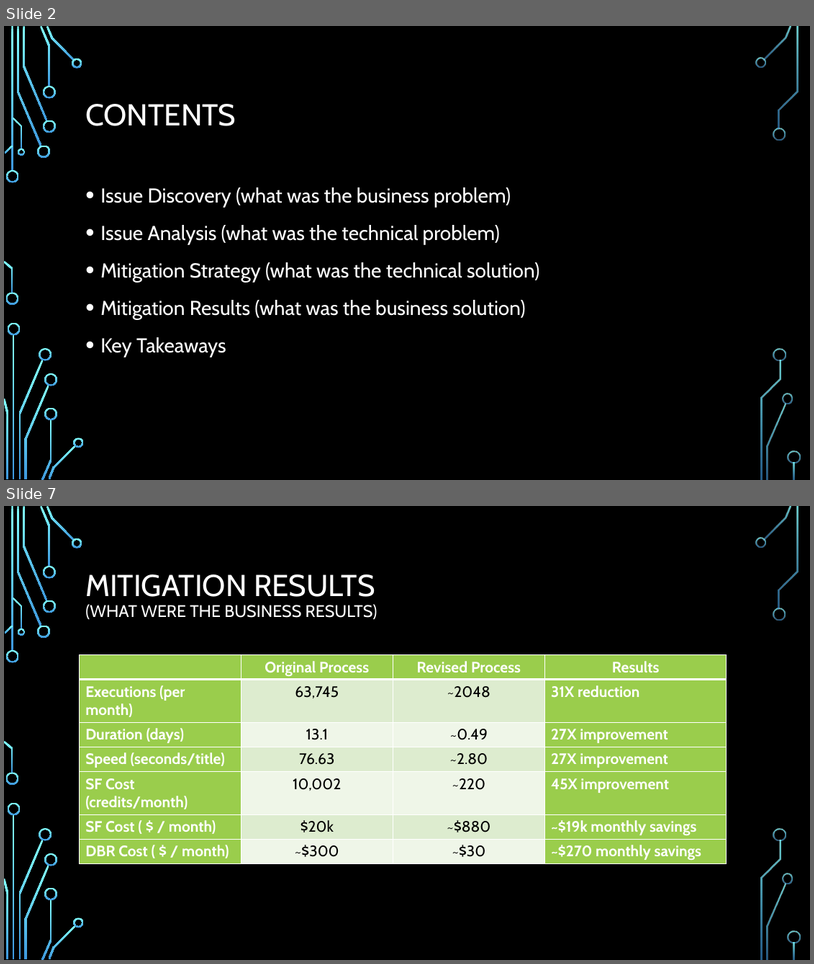
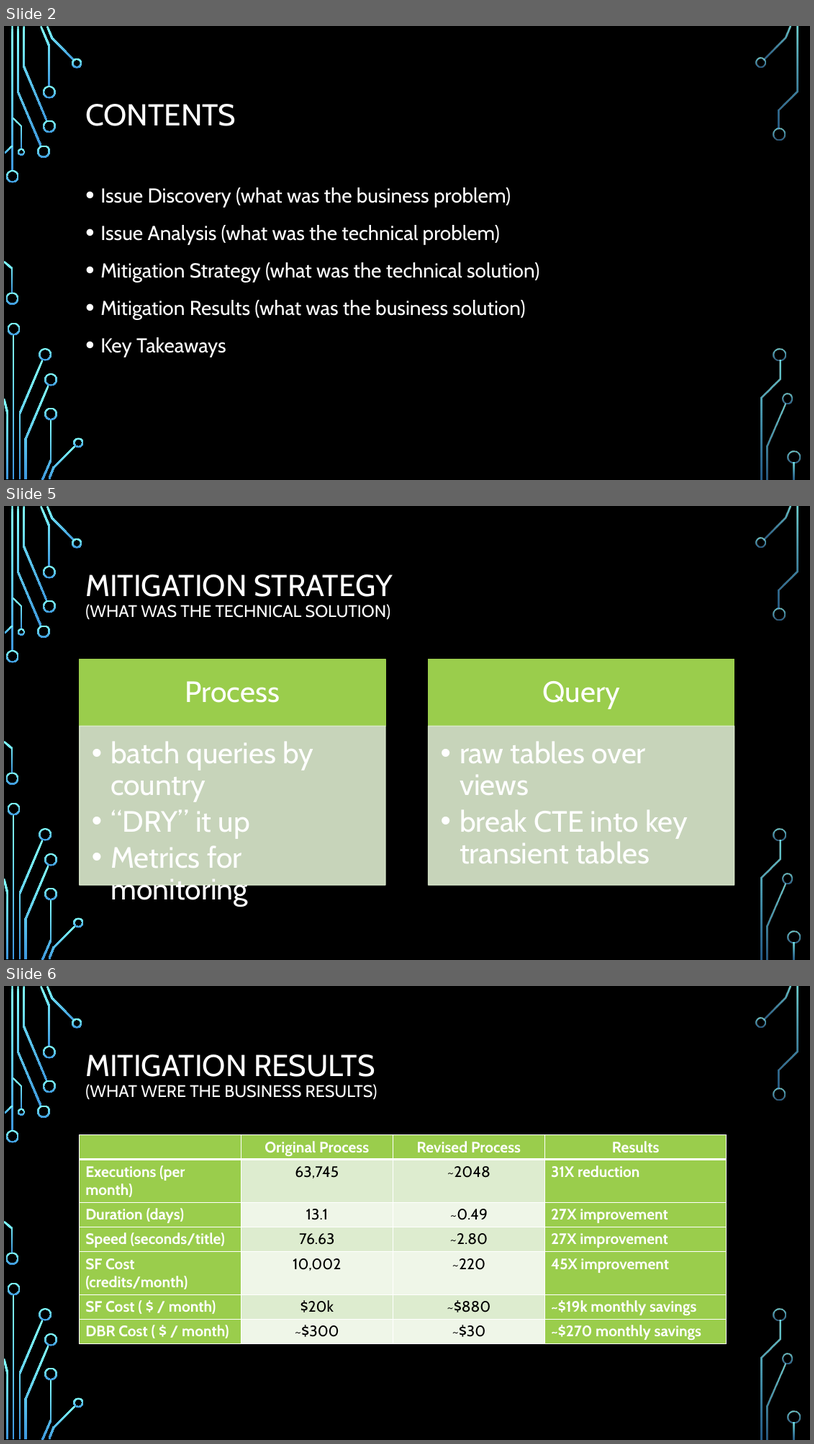
Before and after one commit to GitKlip/portfolio, a slide deck: disney/SnowflakeOptimization-CrossoverTitles.pptx. Shown one above the other, each under a label of ours: slides 2 and 7 before the commit, slides 2, 5 and 6 after it; the slides between them are not shown. The pictures are 814x964 and 814x1444 pixels, drawn with LibreOffice and Linux fonts; fonts in the diff are those of the drawing; background and template pictures are left out. Boxes give left, top, right and bottom in pixels: in the first picture for what was removed or moved away, otherwise in the second. Text is boxed around its words. In the diff, an @@ line names an element or a change of style, - is before the commit and + after.

```diff
--- a/disney/SnowflakeOptimization-CrossoverTitles.pptx
+++ b/disney/SnowflakeOptimization-CrossoverTitles.pptx
@@ slide 5 added at [4, 506, 810, 960], background picture (left out); not listed: 36 template elements that a slide beside it also shows @@
@@ title added at [85, 574, 393, 620], 20 pt, text #FFFFFF @@
+MITIGATION STRATEGY
+(WHAT WAS THE TECHNICAL SOLUTION)
@@ group added at [80, 659, 735, 885]: 4 rectangles, 4 texts @@
+Process
+  • batch queries by country
+  • “DRY” it up
+  • Metrics for monitoring
+Query
+  • raw tables over views
+  • break CTE into key transient tables
@@ what was slide 7 is now slide 6 @@
```
Also in this commit, not shown: 2 slides changed, 2 other slides added, 5 slides removed, 1 other file.
